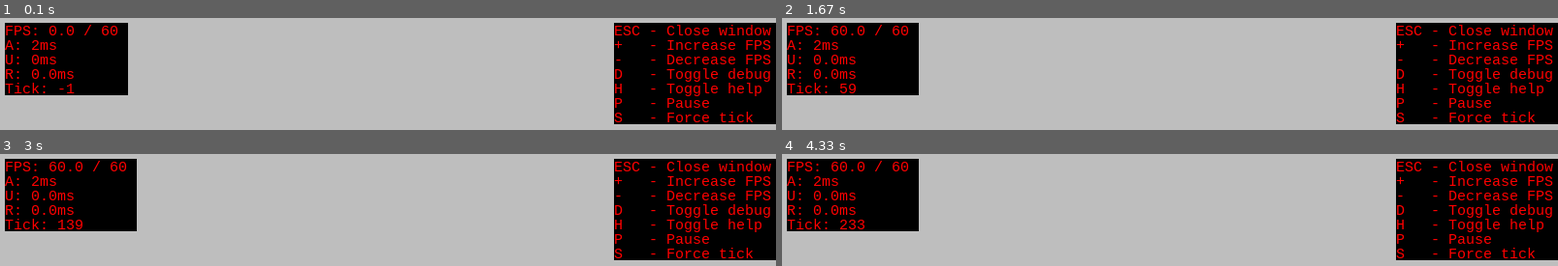
Above: before the commit, frames 1-4 (two rows, left to right).
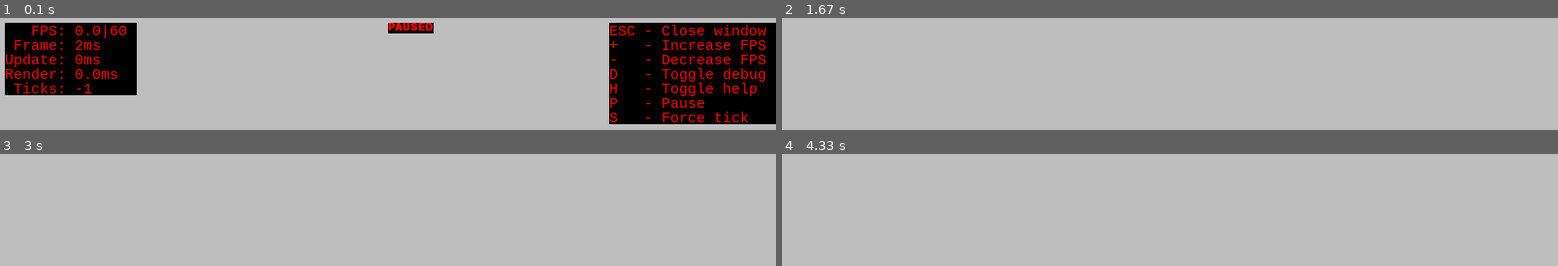
Above: after the commit, the same moments.

Repository: slanda156/python-templates
Game: pygame game, started from pygame/main.py
Two runs of this game, one before a commit and one after it. Both use one fixed random seed, a clock stepped at 60 frames per second and the inputs below.
Inputs:
- Up to frame 1 (0.1 s): no input
- Up to frame 2 (1.67 s): hold P 0.33-0.8 s; hold D 0.33-0.8 s; hold H 0.83-1.3 s; hold D 0.83-1.3 s; hold D from 1.33 s (still down)
- Up to frame 3 (3 s): release D at 1.8 s; hold D 1.83-2.3 s; hold S 2.33-2.63 s; hold D from 2.67 s (still down)
- Up to frame 4 (4.33 s): release D at 3.3 s; hold D 3.73-4.2 s; hold D from 4.23 s (still down)

The runs differ from the first frame. In frame 1, 9.0% of the frame differs, in the area x 0-100%, y 4-95%; in frame 2, 30%; in frame 3, 30%; in frame 4, 30%.

Commit message:
Added Hud & changed debug text

Diff:
--- a/pygame/src/app.py
+++ b/pygame/src/app.py
@@ -19,19 +19,23 @@
         pg.display.set_caption("Pygame App")
         self.clock = pg.time.Clock()
         self.debugFont = pg.font.SysFont("monospace", 15)
+        self.hudFont = pg.font.SysFont("freesansbold", 15)
+        self.hudFontBold = pg.font.SysFont("freesansbold", 15)
+        self.hudFontBold.set_bold(True)
+        self.bgColor = pg.Color("gray")
         self.running = True
         self.paused = True
         self.forceTick = False
+        self.forceRender = False
         self.debug = True
         self.help = True
-        self.ticks = -1
+        self.frames = -1
         self.debugTextLenght = 0
         self.helpTextLenght = 0
         self.updateTime = 0
         self.renderTime = 0
 
     def gameloop(self):
-        self.screen.fill(pg.Color("grey"))
         while self.running:
             self.eventHandler()
             if not self.paused or self.forceTick:
@@ -68,23 +72,26 @@
                 # d key to toggle debug
                 elif event.key == pg.K_d:
                     self.debug = not self.debug
+                    self.forceRender = True
                 # h key to toggle help
                 elif event.key == pg.K_h:
                     self.help = not self.help
+                    self.forceRender = True
                 # p key to pause
                 elif event.key == pg.K_p:
                     self.paused = not self.paused
+                    self.forceRender = True
                 # s key to force tick
                 elif event.key == pg.K_s and self.paused:
                     self.forceTick = True
 
     def update(self):
-        pass
-        self.ticks += 1
+        self.frames += 1
         self.forceTick = False
 
     def render(self):
         toUpdate = []
+        self.screen.fill(self.bgColor)
         # Render objects
         toUpdate.extend(self.renderObjects())
         # Render debug text
@@ -93,22 +100,25 @@
         # Render help text
         if self.help:
             toUpdate.extend(self.renderHelpText())
+        # Render HUD
+        toUpdate.extend(self.renderHUD())
         # Remove None values
         while None in toUpdate:
             toUpdate.remove(None)
         # Update display
-        if len(toUpdate) == 0 or (self.debug and len(toUpdate) == 1):
+        if len(toUpdate) == 0 or (self.debug and len(toUpdate) == 1) or self.forceRender or self.frames < 0:
             pg.display.update()
+            self.forceRender = False
         else:
             pg.display.update(toUpdate)
 
     def renderDebugText(self) -> list[pg.Rect]:
         color =  (255, 0, 0)
-        fpsText = self.debugFont.render(f"FPS: {round(self.clock.get_fps(), 1)} / {self.fps}", True, color)
-        timeText = self.debugFont.render(f"A: {round(self.clock.get_rawtime(), 3)}ms", True, color)
-        updateText = self.debugFont.render(f"U: {round(self.updateTime, 3)}ms", True, color)
-        renderText = self.debugFont.render(f"R: {round(self.renderTime, 3)}ms", True, color)
-        tickText = self.debugFont.render(f"Tick: {self.ticks}", True, color)
+        fpsText = self.debugFont.render(f"   FPS: {round(self.clock.get_fps(), 1)}|{self.fps}", True, color)
+        timeText = self.debugFont.render(f" Frame: {round(self.clock.get_rawtime(), 3)}ms", True, color)
+        updateText = self.debugFont.render(f"Update: {round(self.updateTime, 3)}ms", True, color)
+        renderText = self.debugFont.render(f"Render: {round(self.renderTime, 3)}ms", True, color)
+        tickText = self.debugFont.render(f" Ticks: {self.frames}", True, color)
         lenghts = [fpsText.get_width(), updateText.get_width(), renderText.get_width(), timeText.get_width(), tickText.get_width()]
         lenght = max(lenghts)
         if self.debugTextLenght < lenght:
@@ -125,7 +135,7 @@
 
     def renderHelpText(self) -> list[pg.Rect]:
         color =  (255, 0, 0)
-        pos = (self.winSize[0] - self.helpTextLenght - 5, 5)
+        pos = (self.winSize[0] - self.helpTextLenght - 10, 5)
         lines = []
         lines.append(self.debugFont.render("ESC - Close window", True, color))
         lines.append(self.debugFont.render("+   - Increase FPS", True, color))
@@ -145,6 +155,18 @@
         self.screen.blit(helpFrame, pos)
         return [pg.Rect(pos[0], pos[1], helpFrame.get_width(), helpFrame.get_height()), ]
 
+    def renderHUD(self) -> list[pg.Rect]:
+        toUpdate = []
+        color =  (255, 0, 0)
+        if self.paused:
+            posPauseText = (self.winSize[0] // 2, 5)
+            pauseText = self.hudFontBold.render("PAUSED", True, color)
+            pauseTextFrame = pg.Surface((pauseText.get_width(), pauseText.get_height()))
+            pauseTextFrame.blit(pauseText, (0, 0))
+            self.screen.blit(pauseTextFrame, posPauseText)
+            toUpdate.append(pg.Rect(posPauseText[0] - pauseTextFrame.get_width() // 2, posPauseText[1], pauseTextFrame.get_width(), pauseTextFrame.get_height()))
+        return toUpdate
+
     def renderObjects(self) -> list[pg.Rect]:
         toUpdate = []
         return toUpdate
